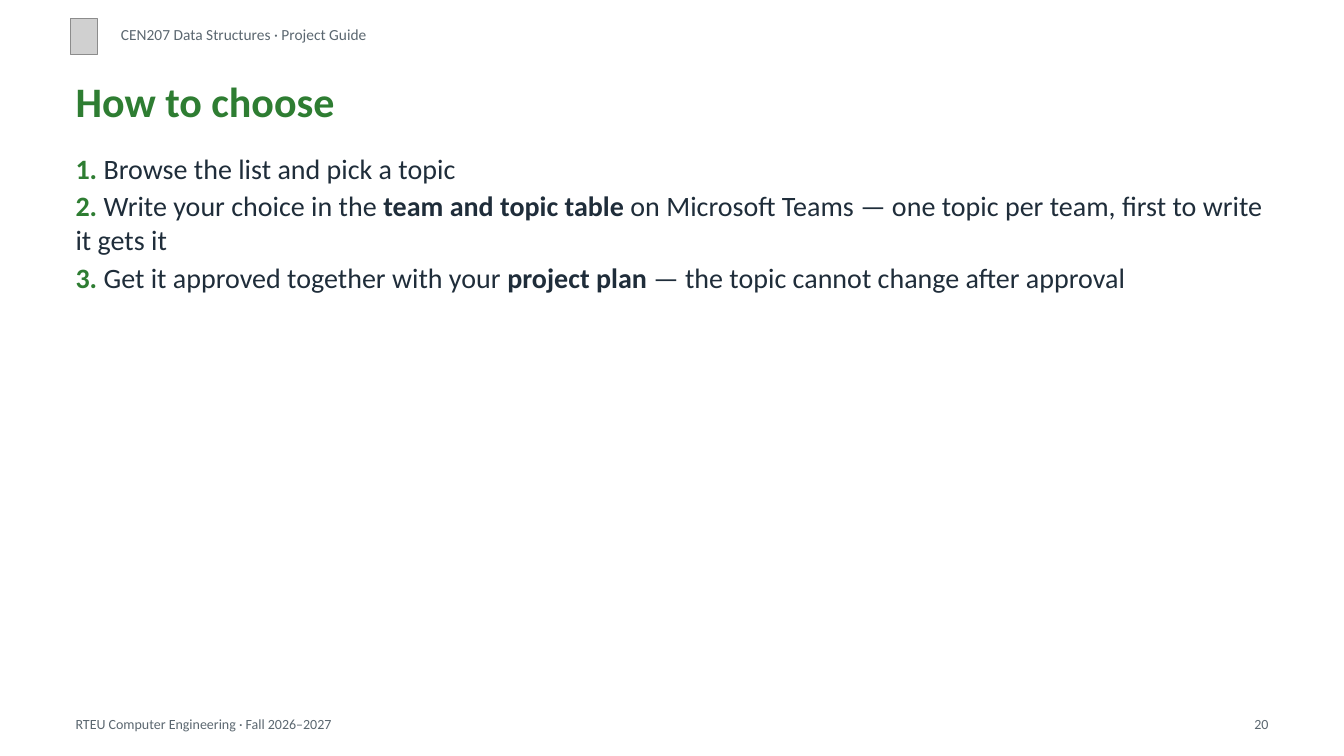
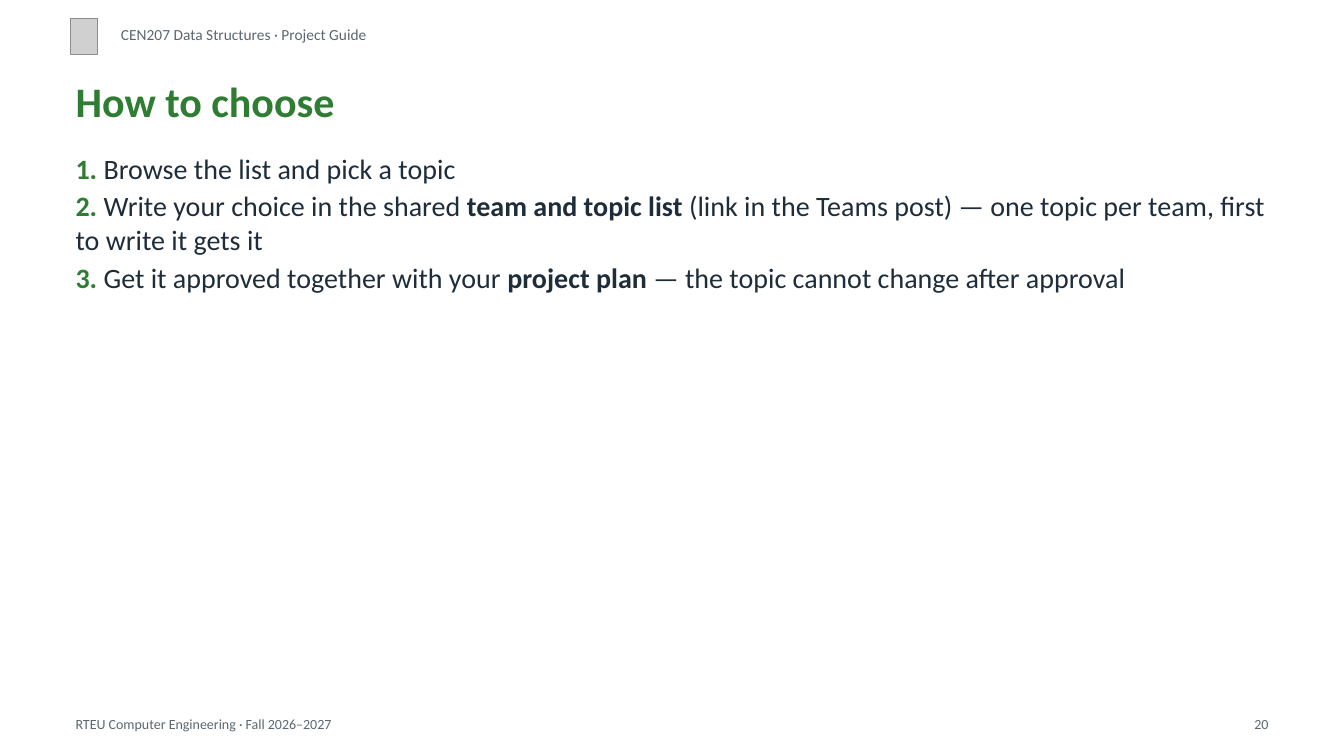
Before and after one commit to ucoruh/ce205-data-structures, a slide deck: slide 20 of docs/project-guide/cen207-project-guide-slides.en.pptx. Drawn at 1344x756 pixels with LibreOffice and Linux fonts; fonts in the diff are those of the drawing; grey boxes stand for pictures. Boxes give left, top, right and bottom in pixels: in the first picture for what was removed or moved away, otherwise in the second. Text is boxed around its words. In the diff, an @@ line names an element or a change of style, - is before the commit and + after.

Commit message:
Teams of at most 5, 10-minute demo slots, repository from template (no fork), shared team list; outputs rebuilt

```diff
--- a/docs/project-guide/cen207-project-guide-slides.en.pptx
+++ b/docs/project-guide/cen207-project-guide-slides.en.pptx
@@ text at (76,195,1264,255): text changed @@
-2. Write your choice in the team and topic table on Microsoft Teams — one topic per team, first to write it gets it
+2. Write your choice in the shared team and topic list (link in the Teams post) — one topic per team, first to write it gets it
```
Also in this commit, not shown: 2 other slides changed, 45 other files.
